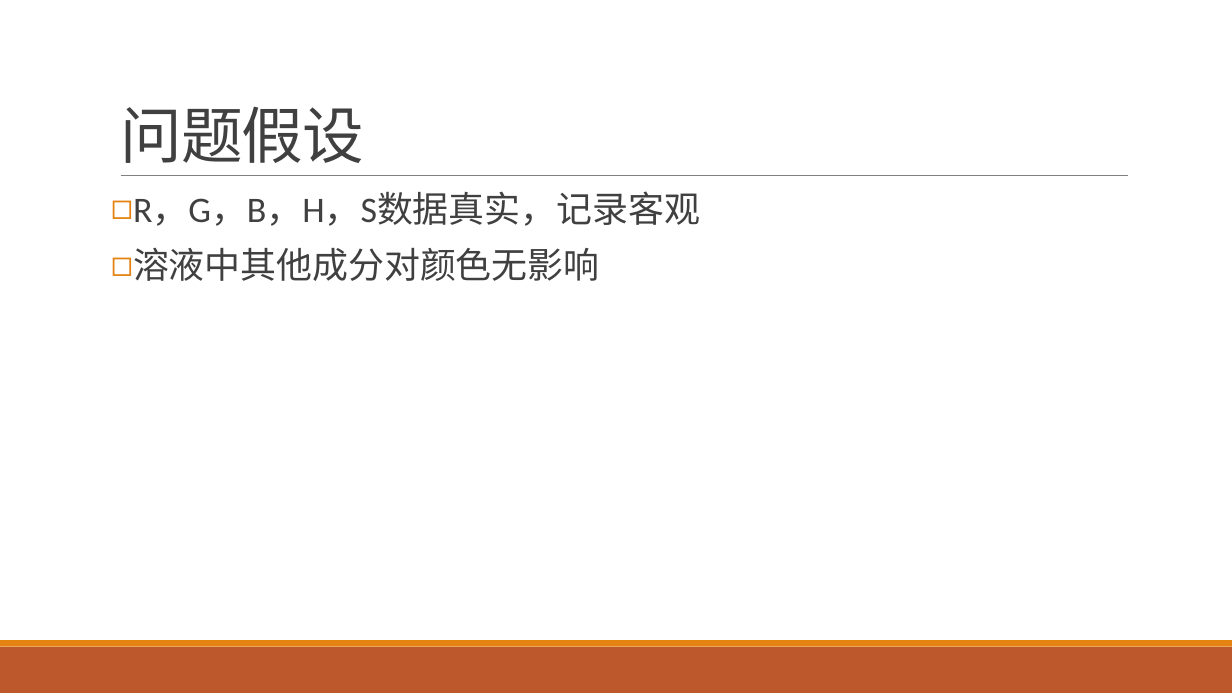
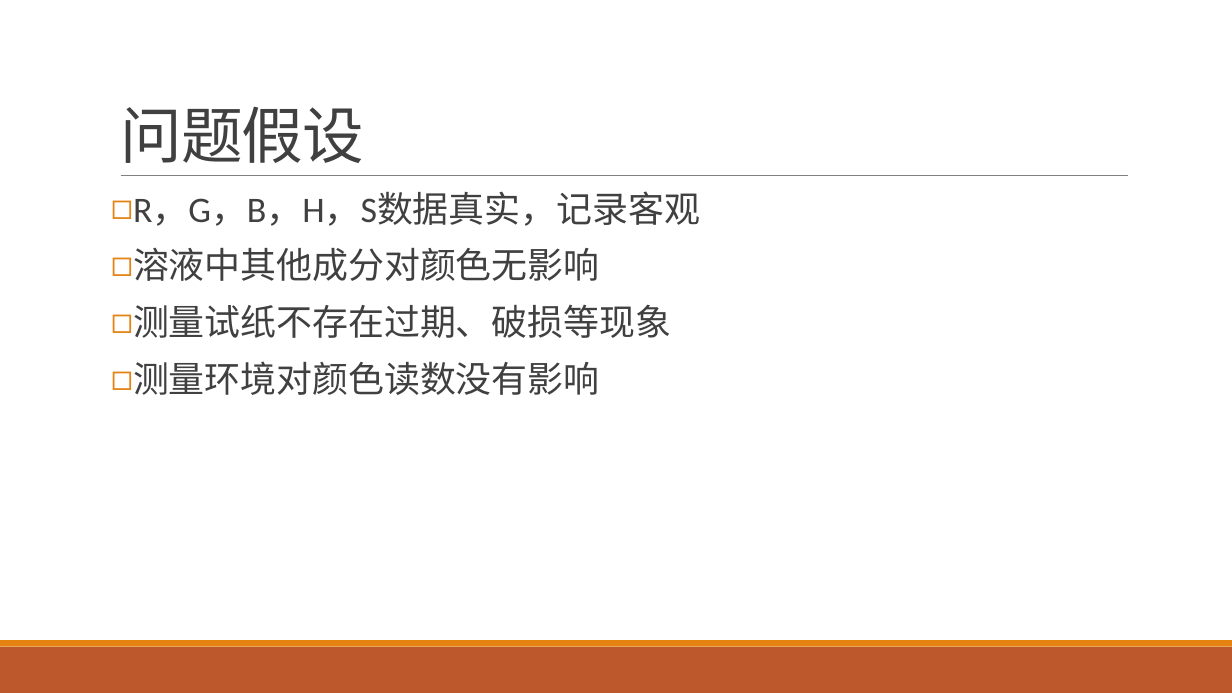
Before and after one commit to yuanjingsong/MCM_Homework, a slide deck: slide 5 of PreG21.pptx. Drawn at 1232x693 pixels with LibreOffice and Linux fonts; fonts in the diff are those of the drawing. Boxes give left, top, right and bottom in pixels: in the first picture for what was removed or moved away, otherwise in the second. Text is boxed around its words. In the diff, an @@ line names an element or a change of style, - is before the commit and + after.

```diff
--- a/PreG21.pptx
+++ b/PreG21.pptx
@@ text at [133, 304, 671, 395]: paragraphs added @@
+◻ 测量试纸不存在过期、破损等现象
+◻ 测量环境对颜色读数没有影响
```
Also in this commit, not shown: 4 other slides changed.
